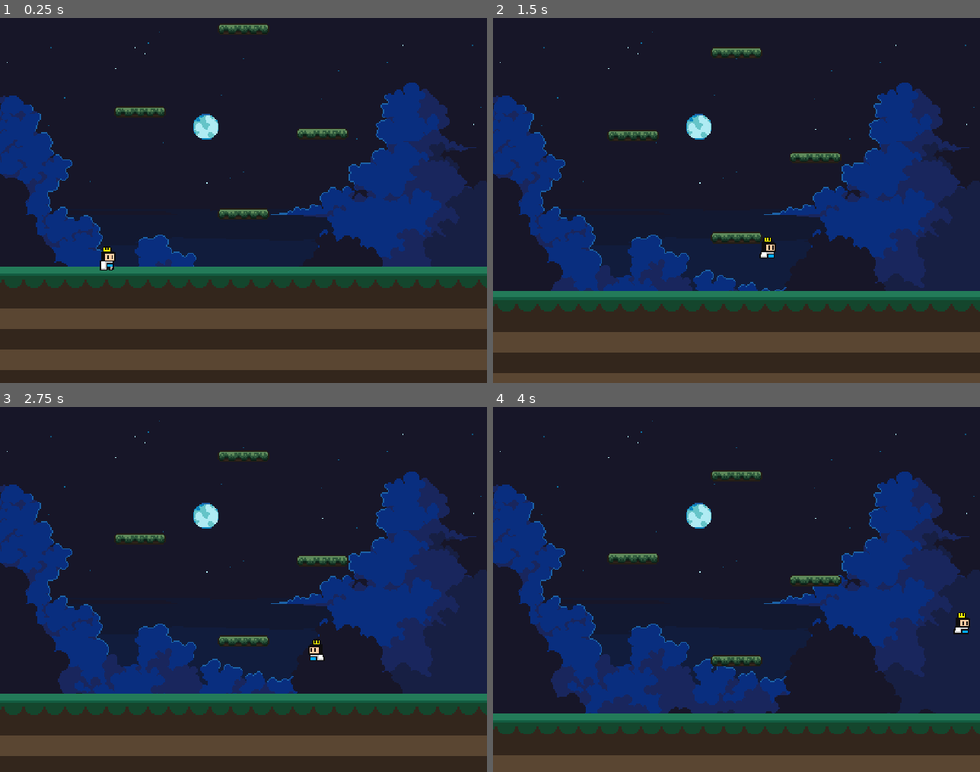
Above: before the commit, frames 1-4 (two rows, left to right).
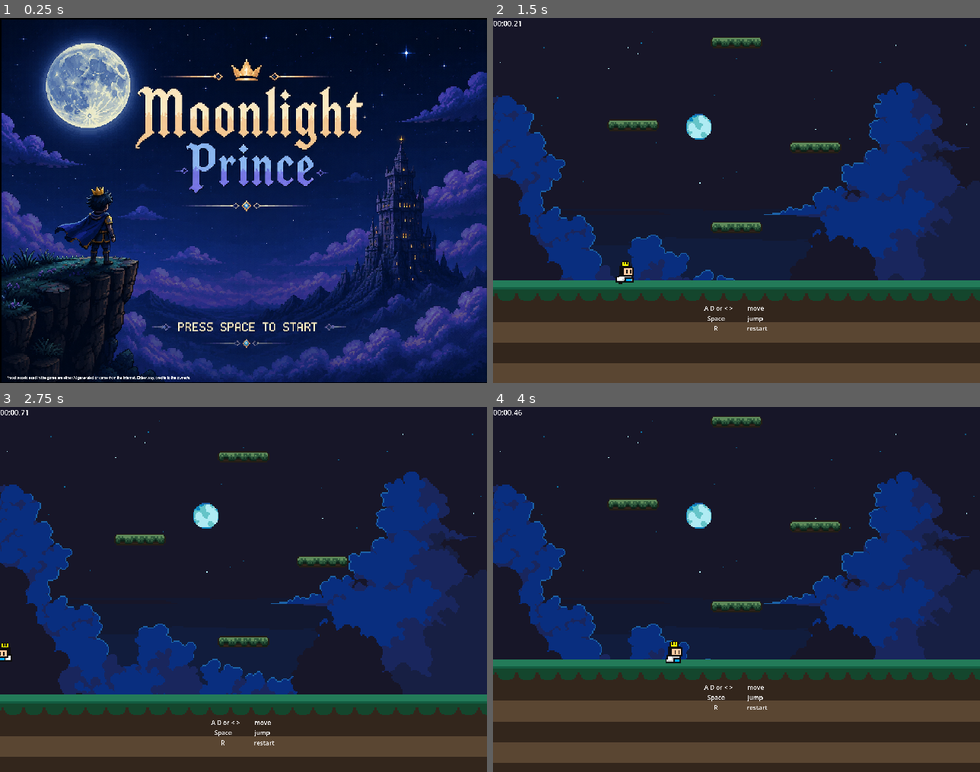
Above: after the commit, the same moments.

Repository: tamayotimothy13/2d-platformer
Game: Godot game, scene res://scenes/start_menu.tscn
Same seed, same stepped clock (60 frames per second), same inputs: the game is played once before the commit and once after it. Before the commit the project starts from res://scenes/game.tscn.
Inputs:
- Up to frame 1 (0.25 s): no input
- Up to frame 2 (1.5 s): tap Enter at 0.5 s; hold S (emote, bound only after the commit) 0.53-1.28 s; hold D (move_right) from 0.53 s (still down); tap Space (jump) at 0.77, 0.8, 1.07, 1.35 s; tap R (restart, bound only after the commit) at 1.25 s
- Up to frame 3 (2.75 s): tap Space (jump) at 1.52, 1.82, 2.3 s; tap S (emote, bound only after the commit) at 1.55 s; tap R (restart, bound only after the commit) at 2 s; release D (move_right) at 2.03 s; hold Left (move_left) from 2.03 s (still down); hold S (emote, bound only after the commit) from 2.03 s (still down)
- Up to frame 4 (4 s): tap R (restart, bound only after the commit) at 2.75, 3.5 s; release Left (move_left) at 2.78 s; release S (emote, bound only after the commit) at 2.78 s; hold D (move_right) from 2.78 s (still down); tap S (emote, bound only after the commit) at 2.85 s; tap Space (jump) at 3.02, 3.32 s; hold Space (jump) from 3.53 s (still down)

The runs differ from the first frame. In frame 1, 73% of the frame differs, in the area x 0-100%, y 0-100%; in frame 2, 18%; in frame 3, 1.7%; in frame 4, 28%.

Commit message:
added ui functions

Diff:
--- a/project.godot
+++ b/project.godot
@@ -11,9 +11,13 @@
 [application]
 
 config/name="New Game Project"
-run/main_scene="uid://yicge48108e0"
+run/main_scene="uid://bu83i7rrcwahr"
 config/features=PackedStringArray("4.7", "Forward Plus")
 config/icon="res://icon.svg"
+
+[autoload]
+
+GameData="*uid://dqqsp703u0on4"
 
 [display]
 
@@ -45,6 +49,17 @@
 "events": [Object(InputEventKey,"resource_local_to_scene":false,"resource_name":"","device":-1,"window_id":0,"alt_press …(191 unchanged characters)…
 ]
 }
+restart={
+"deadzone": 0.2,
+"events": [Object(InputEventKey,"resource_local_to_scene":false,"resource_name":"","device":-1,"window_id":0,"alt_pressed":false,"shift_pressed":false,"ctrl_pressed":false,"meta_pressed":false,"pressed":false,"keycode":0,"physical_keycode":82,"key_label":0,"unicode":114,"location":0,"echo":false,"script":null)
+]
+}
+emote={
+"deadzone": 0.2,
+"events": [Object(InputEventKey,"resource_local_to_scene":false,"resource_name":"","device":-1,"window_id":0,"alt_pressed":false,"shift_pressed":false,"ctrl_pressed":false,"meta_pressed":false,"pressed":false,"keycode":0,"physical_keycode":83,"key_label":0,"unicode":115,"location":0,"echo":false,"script":null)
+, Object(InputEventKey,"resource_local_to_scene":false,"resource_name":"","device":-1,"window_id":0,"alt_pressed":false,"shift_pressed":false,"ctrl_pressed":false,"meta_pressed":false,"pressed":false,"keycode":0,"physical_keycode":4194322,"key_label":0,"unicode":0,"location":0,"echo":false,"script":null)
+]
+}
 
 [physics]
 
--- a/scenes/game.tscn
+++ b/scenes/game.tscn
@@ -1,11 +1,13 @@
 [gd_scene format=3 uid="uid://yicge48108e0"]
 
+[ext_resource type="Script" uid="uid://jv5gempkmtvq" path="res://scripts/game.gd" id="1_gee14"]
 [ext_resource type="PackedScene" uid="uid://be8qbmt0fe144" path="res://scenes/player.tscn" id="1_uwrxv"]
 [ext_resource type="Texture2D" uid="uid://ck3juew04rnh5" path="res://assets/sprites/world_tileset_20260814133323.png" id="2_yqjtg"]
 [ext_resource type="PackedScene" uid="uid://cgqpg3bl07ghk" path="res://scenes/platform.tscn" id="3_lnu2h"]
 [ext_resource type="PackedScene" uid="uid://dihji23xxltkc" path="res://scenes/checkpoint.tscn" id="4_lbhrr"]
 [ext_resource type="PackedScene" uid="uid://c8j40p6x1kf80" path="res://scenes/spring.tscn" id="5_iywne"]
 [ext_resource type="PackedScene" uid="uid://wqoowr2ds3q7" path="res://scenes/background.tscn" id="6_p57ef"]
+[ext_resource type="PackedScene" uid="uid://1ty4js2x5bni" path="res://scenes/orb.tscn" id="7_u5sy4"]
 
 [sub_resource type="TileSetAtlasSource" id="TileSetAtlasSource_lnu2h"]
 texture = ExtResource("2_yqjtg")
@@ -534,6 +536,7 @@
 
 [node name="Game" type="Node2D" unique_id=1450259543]
 position = Vector2(-90, 0)
+script = ExtResource("1_gee14")
 
 [node name="TileMap" type="TileMap" parent="." unique_id=3202339]
 tile_set = SubResource("TileSet_uwrxv")
@@ -541,7 +544,7 @@
 layer_0/tile_data = PackedInt32Array(262144, 0, 0, 262145, 0, 0, 262146, 0, 0, 262147, 0, 0, 262148, 0, 0, 262149, 0, 0 …(4319 unchanged characters)…
 
 [node name="Player" parent="." unique_id=1160744267 instance=ExtResource("1_uwrxv")]
-position = Vector2(-15, 66)
+position = Vector2(-15, 50)
 
 [node name="Camera2D" type="Camera2D" parent="Player" unique_id=1079856919]
 position = Vector2(0, -54)
@@ -780,5 +783,34 @@
 [node name="Spring4" parent="Level 1/Spring" unique_id=1764538490 instance=ExtResource("5_iywne")]
 position = Vector2(65, -2595)
 
-[node name="CanvasLayer" parent="." unique_id=976153261 instance=ExtResource("6_p57ef")]
+[node name="background" parent="." unique_id=976153261 instance=ExtResource("6_p57ef")]
 layer = -1
+
+[node name="Area2D" parent="." unique_id=782632206 instance=ExtResource("7_u5sy4")]
+position = Vector2(90, -3272)
+
+[node name="UI" type="CanvasLayer" parent="." unique_id=1316440360]
+
+[node name="TimerLabel" type="Label" parent="UI" unique_id=2037805883]
+offset_right = 40.0
+offset_bottom = 23.0
+scale = Vector2(0.6, 0.6)
+
+[node name="Label" type="Label" parent="." unique_id=442286287]
+offset_left = 65.0
+offset_top = 82.0
+offset_right = 228.0
+offset_bottom = 157.0
+scale = Vector2(0.3, 0.3)
+text = "A D or < >         move
+  Space              jump
+      R                  restart"
+
+[node name="Label2" type="Label" parent="." unique_id=1964699296]
+offset_left = 75.0
+offset_top = -3295.0
+offset_right = 222.0
+offset_bottom = -3246.0
+scale = Vector2(0.2, 0.2)
+text = "Thanks for playing!
+(Press R to restart)"
--- /dev/null
+++ b/scenes/orb.tscn
@@ -0,0 +1,19 @@
+[gd_scene format=3 uid="uid://1ty4js2x5bni"]
+
+[ext_resource type="Texture2D" uid="uid://dcj6p5pmehqam" path="res://assets/sprites/orb_blue.png" id="1_ktqa0"]
+[ext_resource type="Script" uid="uid://c3k70hr5f3bgt" path="res://scripts/orb.gd" id="1_ubfm6"]
+
+[sub_resource type="CircleShape2D" id="CircleShape2D_q2obf"]
+radius = 6.0
+
+[node name="Area2D" type="Area2D" unique_id=782632206]
+script = ExtResource("1_ubfm6")
+
+[node name="Sprite2D" type="Sprite2D" parent="." unique_id=575337710]
+scale = Vector2(0.7, 0.7)
+texture = ExtResource("1_ktqa0")
+
+[node name="CollisionShape2D" type="CollisionShape2D" parent="." unique_id=802775049]
+shape = SubResource("CircleShape2D_q2obf")
+
+[connection signal="body_entered" from="." to="." method="_on_body_entered"]
--- a/scenes/player.tscn
+++ b/scenes/player.tscn
@@ -3,6 +3,10 @@
 [ext_resource type="Script" uid="uid://c3ubxpp10k6x6" path="res://scripts/player.gd" id="1_g2els"]
 [ext_resource type="Texture2D" uid="uid://4vj45x4d38cy" path="res://assets/sprites/knight.png" id="2_g2els"]
 
+[sub_resource type="AtlasTexture" id="AtlasTexture_4ni07"]
+atlas = ExtResource("2_g2els")
+region = Rect2(64, 160, 32, 32)
+
 [sub_resource type="AtlasTexture" id="AtlasTexture_qhqgy"]
 atlas = ExtResource("2_g2els")
 region = Rect2(0, 0, 32, 32)
@@ -89,6 +93,14 @@
 
 [sub_resource type="SpriteFrames" id="SpriteFrames_hk3e2"]
 animations = [{
+"frames": [{
+"duration": 1.0,
+"texture": SubResource("AtlasTexture_4ni07")
+}],
+"loop": 1,
+"name": &"emote",
+"speed": 5.0
+}, {
 "frames": [{
 "duration": 1.0,
 "texture": SubResource("AtlasTexture_qhqgy")
@@ -179,8 +191,9 @@
 [node name="AnimatedSprite2D" type="AnimatedSprite2D" parent="." unique_id=63855354]
 position = Vector2(0, -12)
 sprite_frames = SubResource("SpriteFrames_hk3e2")
-animation = &"jump"
+animation = &"emote"
 autoplay = "idle"
+frame_progress = 0.24219264
 
 [node name="CollisionShape2D" type="CollisionShape2D" parent="." unique_id=170700452]
 position = Vector2(0, -4)
--- /dev/null
+++ b/scenes/start_menu.tscn
@@ -0,0 +1,20 @@
+[gd_scene format=3 uid="uid://bu83i7rrcwahr"]
+
+[ext_resource type="Script" uid="uid://bkvj4c2etq1hw" path="res://scripts/start_menu.gd" id="1_ouf4f"]
+[ext_resource type="PackedScene" uid="uid://yicge48108e0" path="res://scenes/game.tscn" id="2_thu50"]
+[ext_resource type="Texture2D" uid="uid://dwtoucwjs7xyd" path="res://assets/title.png" id="3_m7x51"]
+
+[node name="StartMenu" type="Control" unique_id=1736884659]
+layout_mode = 3
+anchors_preset = 0
+offset_right = 40.0
+offset_bottom = 40.0
+script = ExtResource("1_ouf4f")
+game_scene = ExtResource("2_thu50")
+
+[node name="TextureRect" type="TextureRect" parent="." unique_id=98246425]
+layout_mode = 0
+offset_right = 40.0
+offset_bottom = 40.0
+scale = Vector2(0.443, 0.443)
+texture = ExtResource("3_m7x51")
--- /dev/null
+++ b/scripts/GameData.gd
@@ -0,0 +1,4 @@
+extends Node
+
+var elapsed_time := 0.0
+var timer_running := false
--- /dev/null
+++ b/scripts/game.gd
@@ -0,0 +1,37 @@
+extends Node2D
+
+@onready var timer_label = $UI/TimerLabel
+
+func _unhandled_input(event: InputEvent) -> void:
+	if event.is_action_pressed("restart"):
+		restart_game()
+
+func restart_game() -> void:
+	GameData.elapsed_time = 0.0
+	GameData.timer_running = true
+
+	get_tree().change_scene_to_file("res://scenes/game.tscn")
+
+func _ready() -> void:
+	GameData.elapsed_time = 0.0
+	GameData.timer_running = true
+
+
+func _process(delta: float) -> void:
+	if GameData.timer_running:
+		GameData.elapsed_time += delta
+
+	update_timer()
+
+func update_timer() -> void:
+	var minutes := int(GameData.elapsed_time / 60.0)
+	var seconds := int(GameData.elapsed_time) % 60
+	var milliseconds := int(
+		(GameData.elapsed_time - floor(GameData.elapsed_time)) * 100
+	)
+
+	timer_label.text = "%02d:%02d.%02d" % [
+		minutes,
+		seconds,
+		milliseconds
+	]
--- /dev/null
+++ b/scripts/orb.gd
@@ -0,0 +1,13 @@
+extends Area2D
+
+var activated := false
+
+func _on_body_entered(body: Node2D) -> void:
+	if activated:
+		return
+
+	if body is CharacterBody2D:
+		activated = true
+
+		print("ORB TOUCHED - STOPPING TIMER")
+		GameData.timer_running = false
--- a/scripts/player.gd
+++ b/scripts/player.gd
@@ -17,7 +17,6 @@
 var jump_hold_timer = 0.0
 var is_jumping = false
 var jump_buffer_time = 0.0
-
 
 func _physics_process(delta: float) -> void:
 
@@ -60,7 +59,9 @@
 	# Horizontal movement
 	var direction := Input.get_axis("move_left", "move_right")
 
-	if is_on_floor():
+	if Input.is_action_pressed("emote"):
+		sprite.play("emote")
+	elif is_on_floor():
 		if direction == 0:
 			sprite.play("idle")
 		else:
--- /dev/null
+++ b/scripts/start_menu.gd
@@ -0,0 +1,7 @@
+extends Control
+
+@export var game_scene: PackedScene
+
+func _unhandled_input(event: InputEvent) -> void:
+	if event is InputEventKey and event.pressed and event.keycode == KEY_SPACE:
+		get_tree().change_scene_to_packed(game_scene)
Binary file added: assets/bgbg.png
Not shown, added: assets/bgbg.png.import
Binary file added: assets/sprites/bg.png
Not shown, added: assets/sprites/bg.png.import
Binary file added: assets/sprites/coin.png
Not shown, added: assets/sprites/coin.png.import
Binary file added: assets/sprites/orb_blue.png
Not shown, added: assets/sprites/orb_blue.png.import
Binary file added: assets/title.png
Not shown, added: assets/title.png.import
Not shown, added: scripts/GameData.gd.uid
Not shown, added: scripts/game.gd.uid
(and 2 more such lines)
